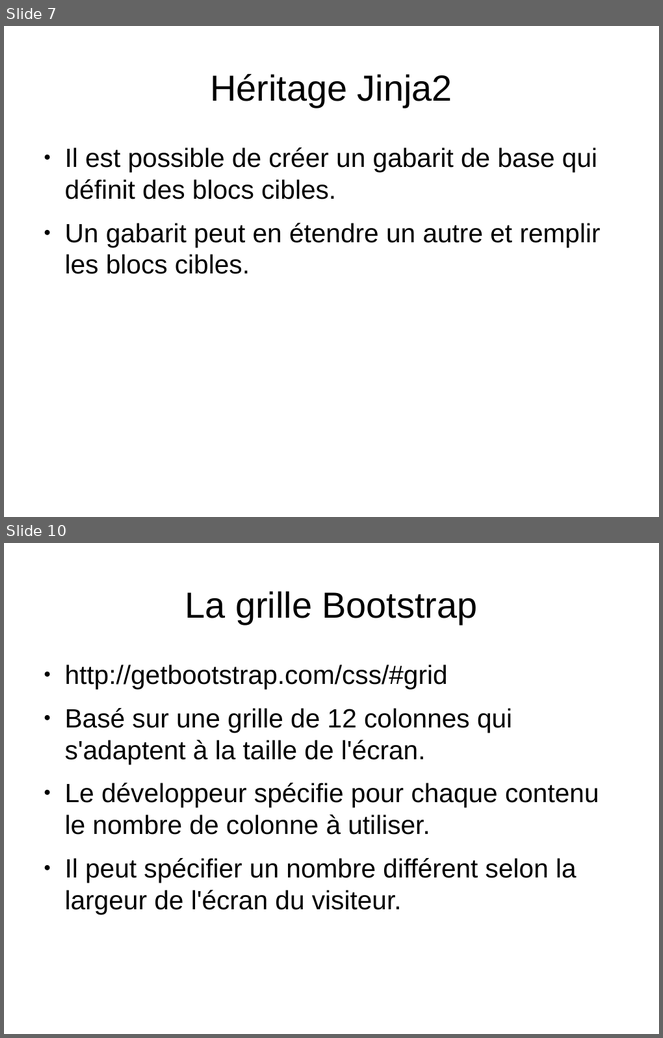
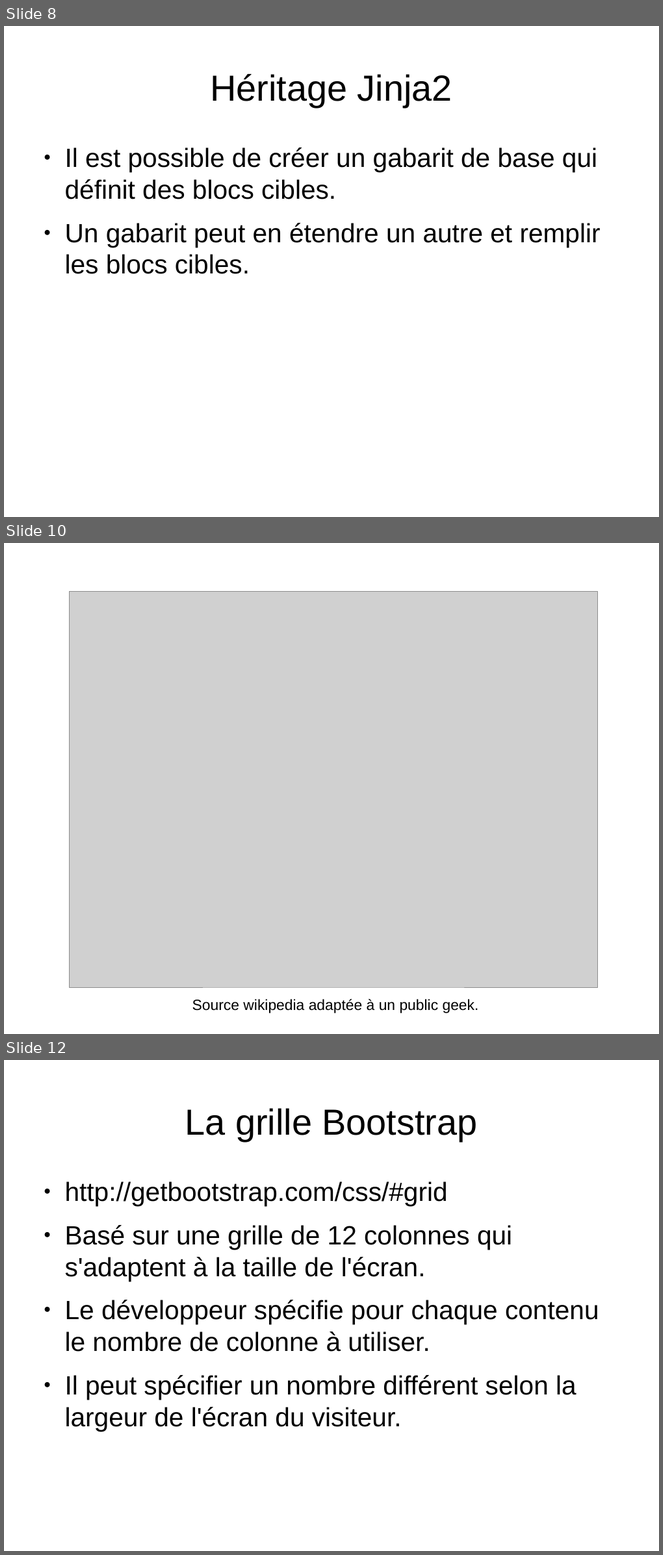
Before and after one commit to bdoin/jinja2-tutorial, a slide deck: presentation-fr.odp. Shown one above the other, each under a label of ours: slides 7 and 10 before the commit, slides 8, 10 and 12 after it; the slides between them are not shown. The pictures are 663x1038 and 663x1555 pixels, drawn with LibreOffice and Linux fonts; fonts in the diff are those of the drawing; grey boxes stand for pictures. Boxes give left, top, right and bottom in pixels: in the first picture for what was removed or moved away, otherwise in the second. Text is boxed around its words. In the diff, an @@ line names an element or a change of style, - is before the commit and + after.

```diff
--- a/presentation-fr.odp
+++ b/presentation-fr.odp
@@ slide 10 added at <box>4,543,659,1034</box>, background #FFFFFF @@
@@ picture added at <box>70,591,598,988</box> @@
@@ text added at <box>192,999,479,1014</box>, 18 pt, text #000000 @@
+Source wikipedia adaptée à un public geek.
@@ what was slide 7 is now slide 8 @@
@@ what was slide 10 is now slide 12 @@
```
Also in this commit, not shown: 4 slides changed, 7 other slides added, 10 other files.
